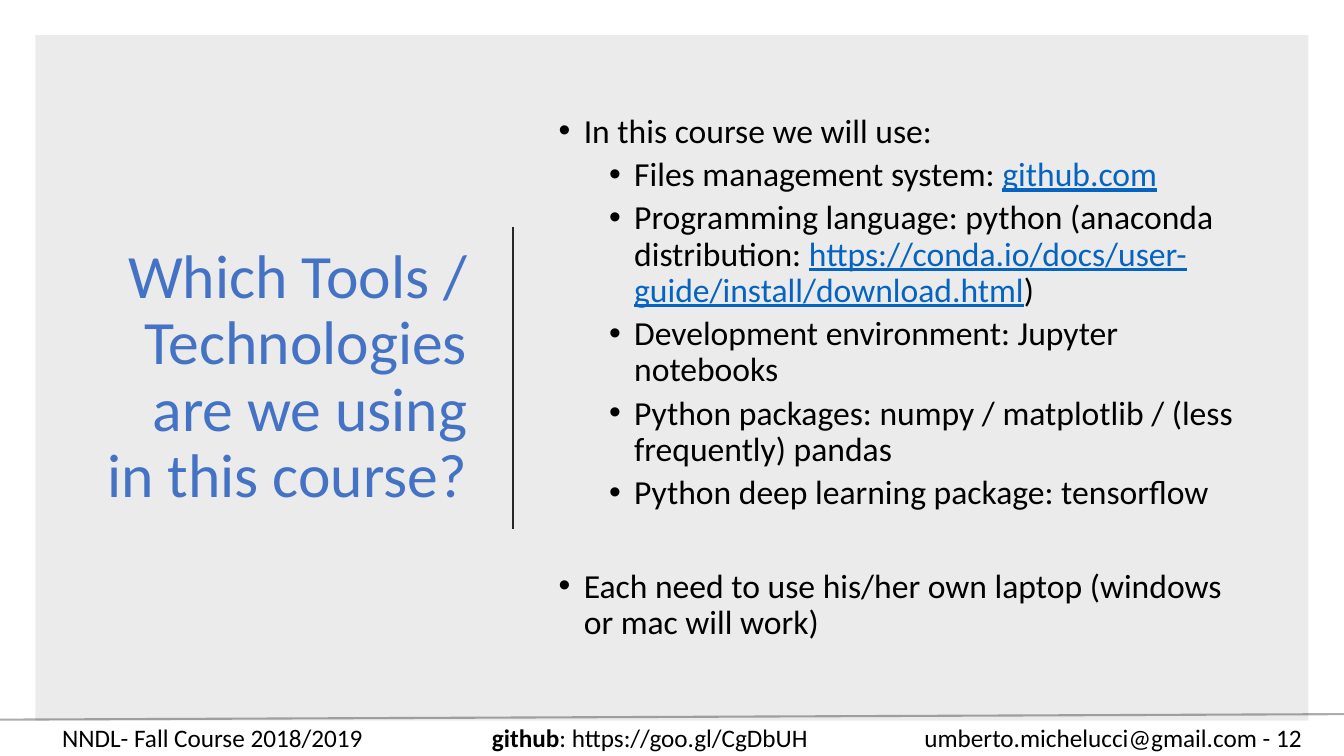
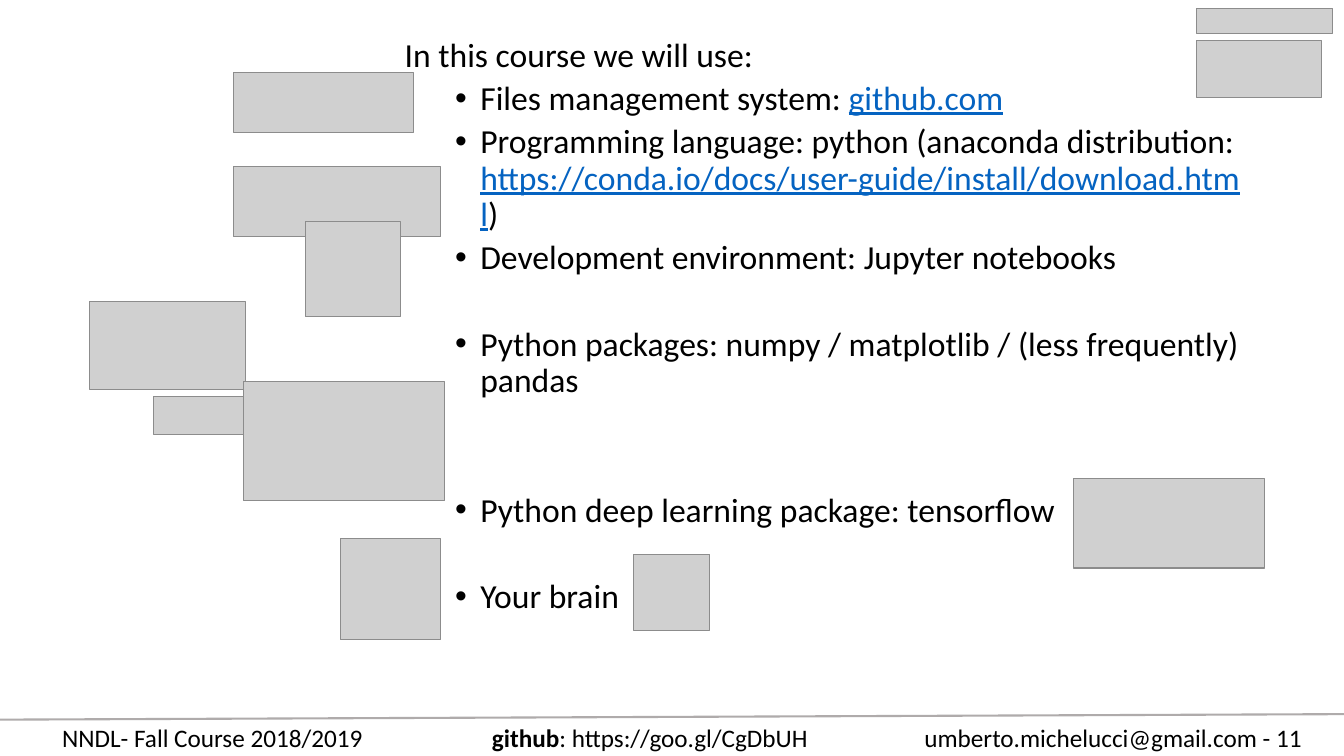
Before and after one commit to toelt-llc/COURSE-zhaw-dlcourse-spring2019, a slide deck: slide 11 of NNDL - Fall 18 Week 1 - Administration and basics.pptx (slide 12 before the commit). Drawn at 1344x756 pixels with LibreOffice and Linux fonts; fonts in the diff are those of the drawing; grey boxes stand for pictures. Boxes give left, top, right and bottom in pixels: in the first picture for what was removed or moved away, otherwise in the second. Text is boxed around its words. In the diff, an @@ line names an element or a change of style, - is before the commit and + after.

```diff
--- a/NNDL - Fall 18 Week 1 - Administration and basics.pptx
+++ b/NNDL - Fall 18 Week 1 - Administration and basics.pptx
@@ picture added at [1197,8,1333,33] @@
@@ rectangle removed at [35,35,1309,721] @@
@@ text "In this course we will ...": place and size @@
-text "In this course we will ..." at [584,119,1233,639]
+text "In this course we will ..." at [405,43,1239,609]
@@ text "In this course we will ..." at [405,43,1239,609]: vertical alignment middle to top @@
@@ text at [405,43,752,75]: bullet • to none @@
@@ picture added at [1197,40,1321,97] @@
@@ picture added at [233,73,413,132] @@
@@ picture added at [233,166,441,237] @@
@@ picture added at [306,222,400,317] @@
@@ line removed from (513, 227) to (513, 529) @@
@@ title removed at [108,255,467,498] @@
-Which Tools / Technologies are we using in this course?
@@ picture added at [90,301,245,389] @@
@@ picture added at [243,382,445,501] @@
@@ picture added at [154,397,313,436] @@
@@ picture added at [1074,479,1265,568] @@
@@ picture added at [340,539,441,640] @@
@@ picture added at [634,555,710,630] @@
@@ text at [480,584,619,609]: text changed @@
-• Each need to use his/her own laptop (windows or mac will work)
+  • Your brain
@@ text at [924,729,1302,752]: text changed @@
-umberto.michelucci@gmail.com - 12
+umberto.michelucci@gmail.com - 11
```
Also in this commit, not shown: 12 other slides changed, 2 slides added, 2 slides removed.
